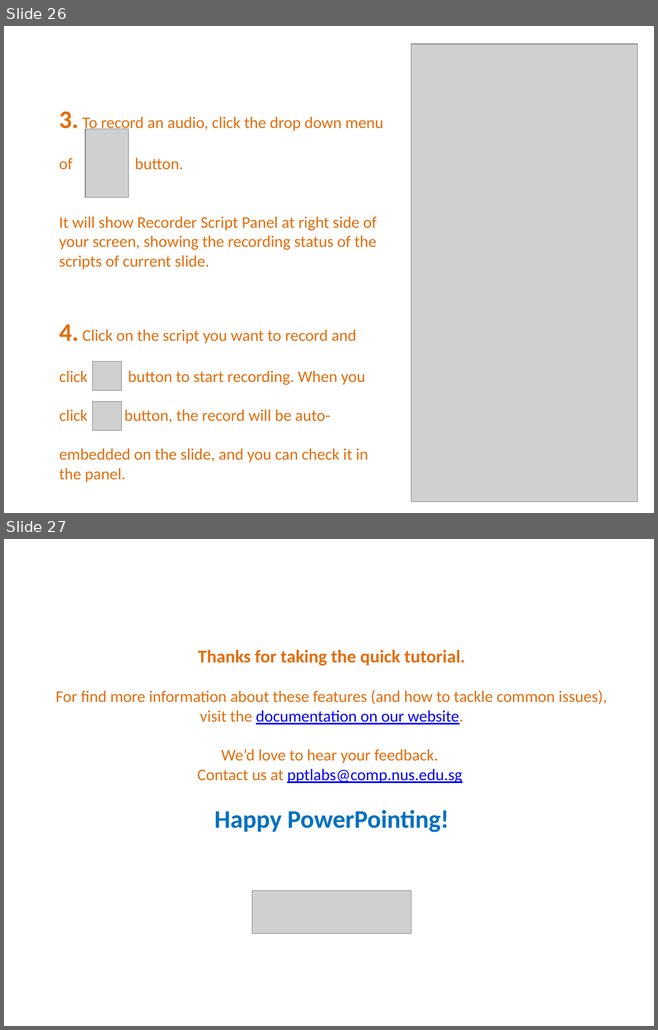
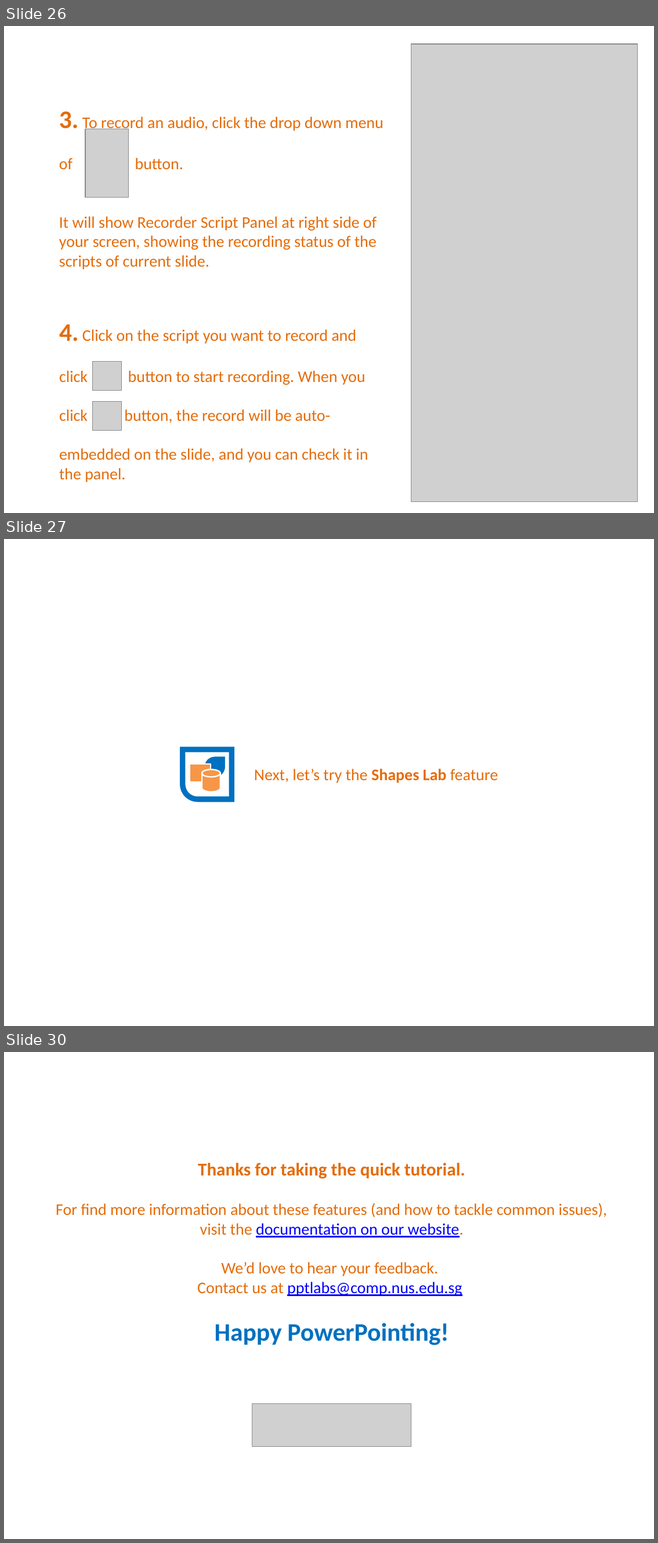
Before and after one commit to PowerPointLabs/PowerPointLabs, a slide deck: PowerPointLabs/PowerPointLabs/PowerPointLabs Quick Tutorial.pptx. Shown one above the other, each under a label of ours: slides 26 and 27 before the commit, slides 26, 27 and 30 after it; the slides between them are not shown. The pictures are 658x1030 and 658x1543 pixels, drawn with LibreOffice and Linux fonts; fonts in the diff are those of the drawing; grey boxes stand for pictures. Boxes give left, top, right and bottom in pixels: in the first picture for what was removed or moved away, otherwise in the second. Text is boxed around its words. In the diff, an @@ line names an element or a change of style, - is before the commit and + after.

```diff
--- a/PowerPointLabs/PowerPointLabs/PowerPointLabs Quick Tutorial.pptx
+++ b/PowerPointLabs/PowerPointLabs/PowerPointLabs Quick Tutorial.pptx
@@ slide 27 added at box(4, 539, 654, 1026), background #FFFFFF @@
@@ group added at box(182, 750, 232, 800): 1 freeform shape, 1 teardrop, 1 rectangle, 1 cylinder @@
@@ text added at box(254, 769, 498, 783), 18 pt, text #E46C0A @@
+Next, let’s try the Shapes Lab feature
@@ what was slide 27 is now slide 30 @@
```
Also in this commit, not shown: 2 other slides added, 2 other files.
